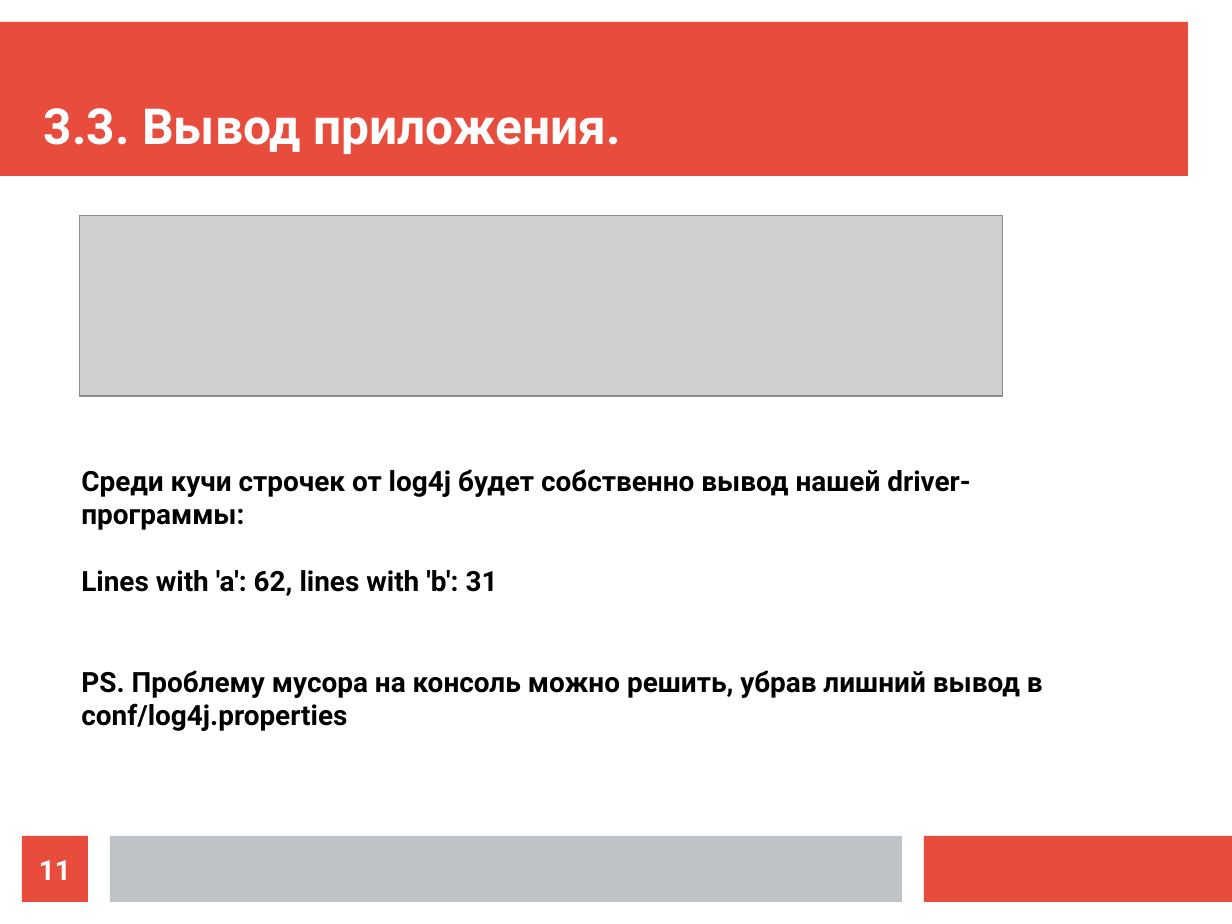
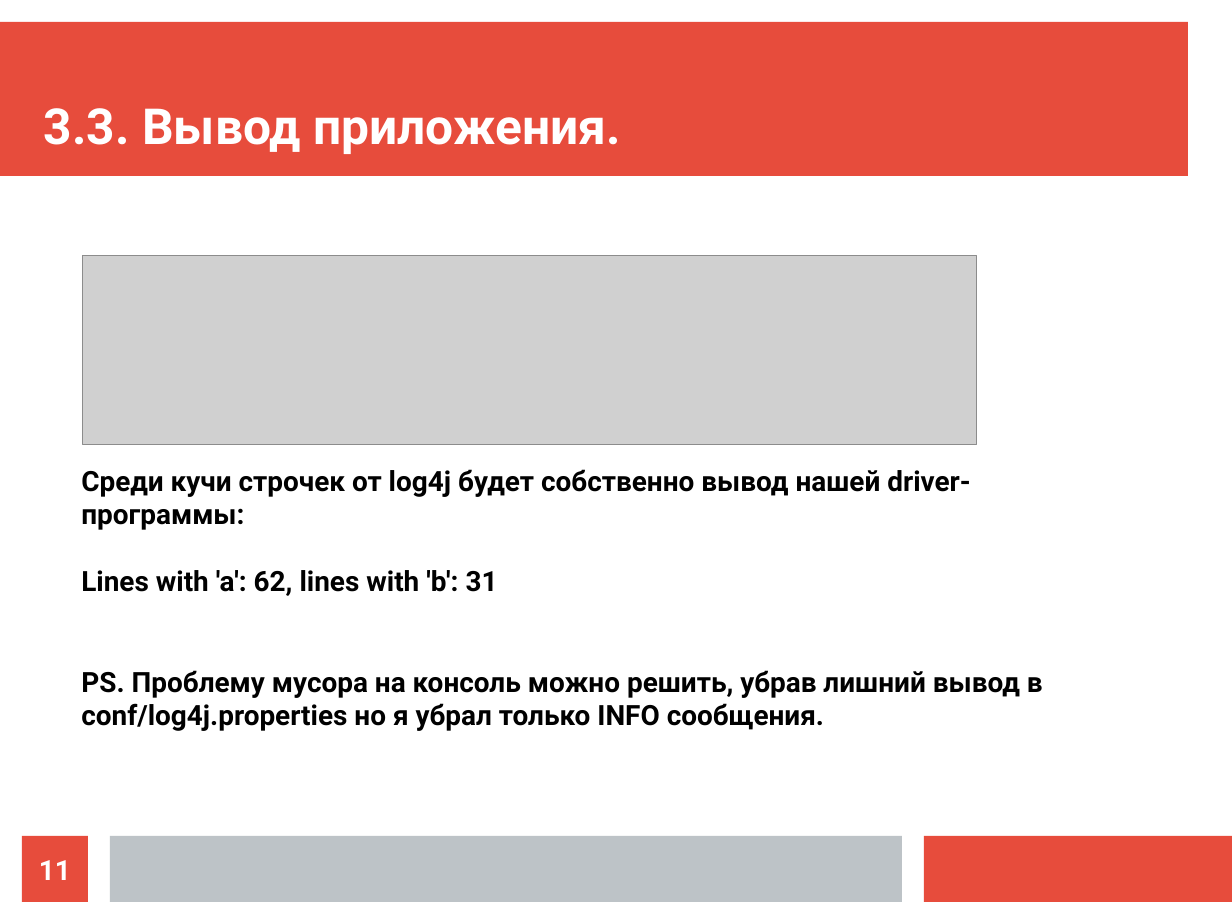
Before and after one commit to ilya1st/spark-samples, a slide deck: slide 11 of report_plan/report.odp. Drawn at 1232x924 pixels with LibreOffice and Linux fonts; fonts in the diff are those of the drawing; grey boxes stand for pictures. Boxes give left, top, right and bottom in pixels: in the first picture for what was removed or moved away, otherwise in the second. Text is boxed around its words. In the diff, an @@ line names an element or a change of style, - is before the commit and + after.

```diff
--- a/report_plan/report.odp
+++ b/report_plan/report.odp
@@ picture: place and size @@
-picture at (79, 216, 1003, 396)
+picture at (83, 255, 977, 445)
@@ text at (81, 670, 1043, 731): text changed @@
-PS. Проблему мусора на консоль можно решить, убрав лишний вывод в conf/log4j.properties
+PS. Проблему мусора на консоль можно решить, убрав лишний вывод в conf/log4j.properties но я убрал только INFO сообщения.
```
Also in this commit, not shown: 7 other slides changed, 3 other files.
